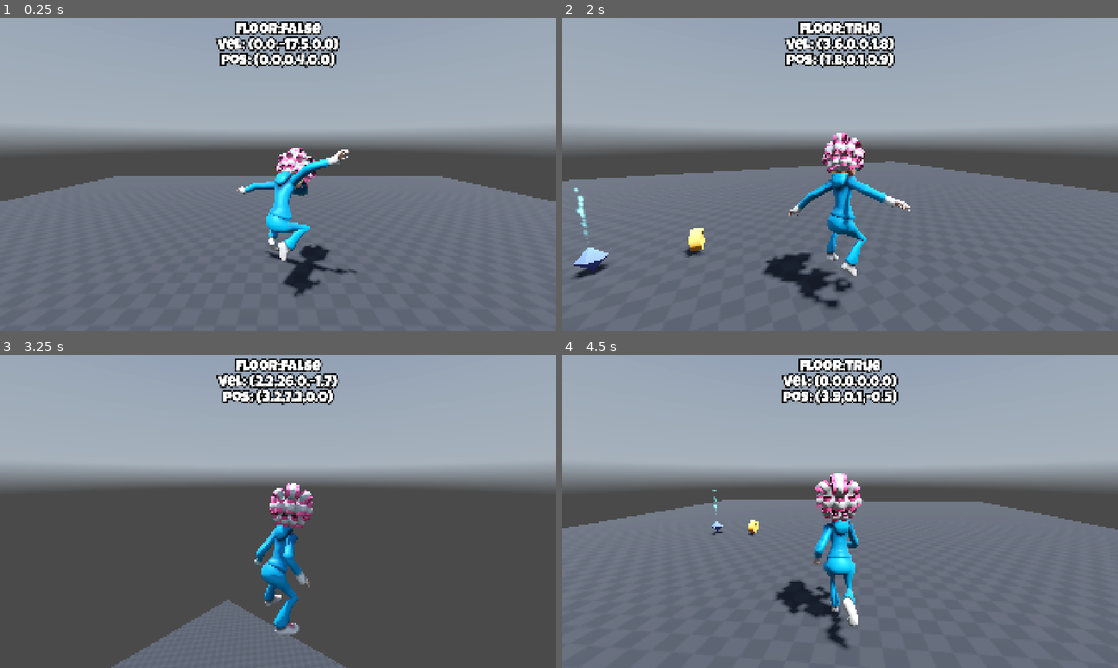
Above: before the commit, frames 1-4 (two rows, left to right).
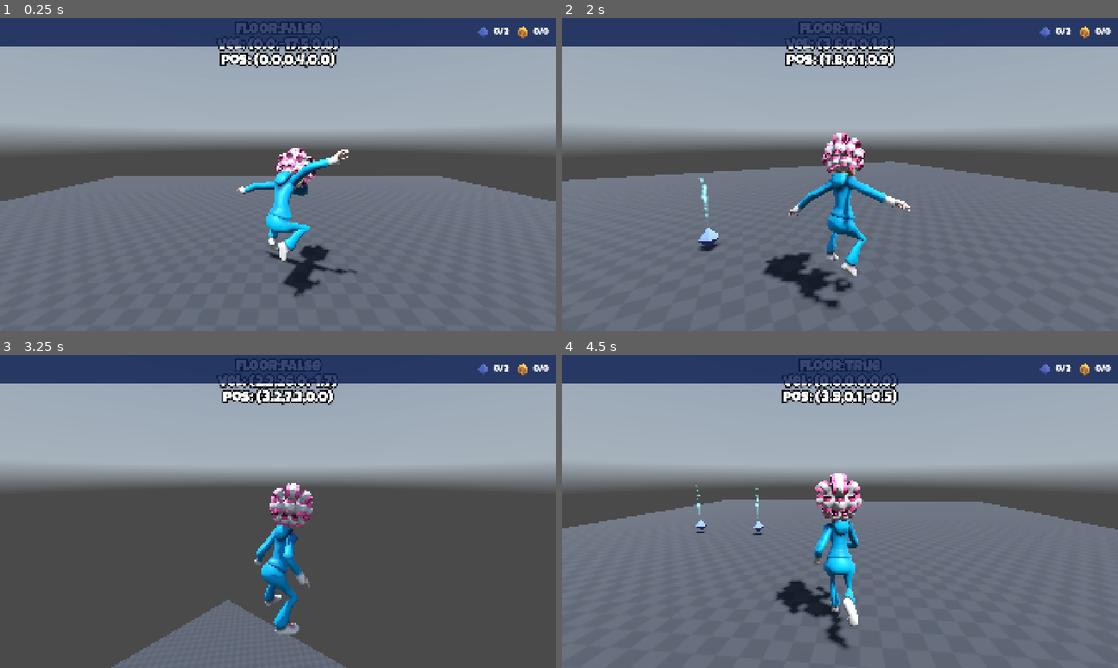
Above: after the commit, the same moments.

Repository: razhammer/GrannyCapers
Game: Godot game, scene res://Scenes/Level/LevelBase.tscn
The game is run twice, just before and just after one commit, with the same random seed, the same clock (stepped at 60 frames per second) and the same inputs. A sky picture missing from this copy of the repository is replaced by a grey-blue gradient.
Inputs:
- Up to frame 1 (0.25 s): no input
- Up to frame 2 (2 s): tap Enter (shoot) at 0.5, 1.35 s; hold D (move_right) 0.53-1.28 s; hold Enter (shoot) 0.53-1.28 s; tap Space (jump) at 0.77, 1.52 s; hold S (move_backward) from 1.28 s (still down)
- Up to frame 3 (3.25 s): release S (move_backward) at 2.03 s; hold D (move_right) 2.03-2.78 s; hold Enter (shoot) 2.03-2.78 s; hold W (move_forward) from 2.78 s (still down); tap Enter (shoot) at 2.85 s; tap Space (jump) at 3.02 s
- Up to frame 4 (4.5 s): release W (move_forward) at 3.53 s; hold Enter (shoot) 3.53-4.28 s; hold A (move_left) from 3.53 s (still down); tap Space (jump) at 3.77 s; tap Enter (shoot) at 4.35 s

The runs differ from the first frame. In frame 1, 9.1% of the frame differs, in the area x 0-100%, y 0-10%; in frame 2, 10%, in the area x 0-100%, y 0-84%; in frame 3, 9.1%; in frame 4, 9.4%.

Commit message:
13/03/2026

Diff:
--- a/Globals/SignalHub.gd
+++ b/Globals/SignalHub.gd
@@ -2,8 +2,15 @@
 
 
 signal on_pickup_collected(pick_up: Pickup)
-
-
+signal on_pickup_scores_updated(scores: PickupScores)
+signal on_jewels_collected
 
 func emit_on_pickup_collected(pick_up: Pickup) -> void:
 	on_pickup_collected.emit(pick_up)
+
+func emit_on_pickup_scores_updated(scores: PickupScores) -> void:
+	on_pickup_scores_updated.emit(scores)
+
+
+func emit_on_jewels_collected():
+	on_jewels_collected.emit()
--- a/Scenes/Hud/Hud.gd
+++ b/Scenes/Hud/Hud.gd
@@ -1 +1,23 @@
 extends Control
+
+@onready var label_jewels: Label = $PC/HB/HBJewel/LabelJewels
+@onready var label_coins: Label = $PC/HB/HBCoin/LabelCoins
+@onready var key_image: TextureRect = $PC/KeyImage
+
+
+
+func _enter_tree() -> void:
+	SignalHub.on_pickup_scores_updated.connect(pickup_score_update)
+	SignalHub.on_jewels_collected.connect(on_jewels_collected)
+
+
+func pickup_score_update(scores: PickupScores) -> void:
+	label_jewels.text = "%d/%d" % [scores.jewels_count, scores.jewels_total]
+	label_coins.text = "%d/%d" % [scores.coins_count, scores.coins_total]
+
+func on_jewels_collected():
+	key_image.show()
+	var tween: Tween = create_tween()
+	tween.set_loops(0)
+	tween.tween_property(key_image, "modulate", Color(1.0,1.0,1.0,0.0), 0.5)
+	tween.tween_property(key_image, "modulate", Color(1.0,1.0,1.0,1.0), 0.5)
--- a/Scenes/Hud/Hud.tscn
+++ b/Scenes/Hud/Hud.tscn
@@ -1,8 +1,22 @@
-[gd_scene load_steps=2 format=3 uid="uid://diiqqw6341r72"]
+[gd_scene format=3 uid="uid://diiqqw6341r72"]
 
 [ext_resource type="Script" uid="uid://bslp3hmi6b0do" path="res://Scenes/Hud/Hud.gd" id="1_ysf55"]
+[ext_resource type="Texture2D" uid="uid://c6deecgs7aio4" path="res://Assets/Images/Textures/Items/coin-gold.png" id="2_iteex"]
+[ext_resource type="Texture2D" uid="uid://bh0xh4b13rhw8" path="res://Assets/Images/Textures/Items/jewel.png" id="2_xymhr"]
+[ext_resource type="Texture2D" uid="uid://baxms0hakwl7x" path="res://Assets/Images/Textures/Items/key.png" id="4_bbjj2"]
 
-[node name="Hud" type="Control"]
+[sub_resource type="StyleBoxFlat" id="StyleBoxFlat_xymhr"]
+content_margin_left = 24.0
+content_margin_top = 18.0
+content_margin_right = 24.0
+content_margin_bottom = 18.0
+bg_color = Color(0.0627451, 0.13725491, 0.3254902, 0.8392157)
+corner_detail = 1
+
+[sub_resource type="LabelSettings" id="LabelSettings_xymhr"]
+font_size = 32
+
+[node name="Hud" type="Control" unique_id=613413698]
 process_mode = 3
 layout_mode = 3
 anchors_preset = 15
@@ -11,3 +25,58 @@
 grow_horizontal = 2
 grow_vertical = 2
 script = ExtResource("1_ysf55")
+
+[node name="PC" type="PanelContainer" parent="." unique_id=88517627]
+layout_mode = 1
+anchors_preset = 10
+anchor_right = 1.0
+grow_horizontal = 2
+theme_override_styles/panel = SubResource("StyleBoxFlat_xymhr")
+
+[node name="HB" type="HBoxContainer" parent="PC" unique_id=1708720191]
+layout_mode = 2
+size_flags_horizontal = 8
+size_flags_vertical = 4
+theme_override_constants/separation = 18
+
+[node name="HBJewel" type="HBoxContainer" parent="PC/HB" unique_id=447428297]
+layout_mode = 2
+
+[node name="TextureRect" type="TextureRect" parent="PC/HB/HBJewel" unique_id=1850799699]
+custom_minimum_size = Vector2(64, 64)
+layout_mode = 2
+texture = ExtResource("2_xymhr")
+expand_mode = 2
+
+[node name="LabelJewels" type="Label" parent="PC/HB/HBJewel" unique_id=1993816033]
+layout_mode = 2
+text = "0/100"
+label_settings = SubResource("LabelSettings_xymhr")
+horizontal_alignment = 1
+vertical_alignment = 1
+
+[node name="HBCoin" type="HBoxContainer" parent="PC/HB" unique_id=1382948066]
+layout_mode = 2
+
+[node name="TextureRect" type="TextureRect" parent="PC/HB/HBCoin" unique_id=1791079698]
+custom_minimum_size = Vector2(64, 64)
+layout_mode = 2
+texture = ExtResource("2_iteex")
+expand_mode = 2
+
+[node name="LabelCoins" type="Label" parent="PC/HB/HBCoin" unique_id=303296279]
+layout_mode = 2
+text = "0/100"
+label_settings = SubResource("LabelSettings_xymhr")
+horizontal_alignment = 1
+vertical_alignment = 1
+
+[node name="KeyImage" type="TextureRect" parent="PC" unique_id=1061086357]
+visible = false
+custom_minimum_size = Vector2(64, 64)
+layout_mode = 2
+size_flags_horizontal = 0
+size_flags_vertical = 4
+texture = ExtResource("4_bbjj2")
+expand_mode = 2
+stretch_mode = 4
--- a/Scenes/Level/LevelBase.tscn
+++ b/Scenes/Level/LevelBase.tscn
@@ -8,8 +8,8 @@
 [ext_resource type="PackedScene" uid="uid://cljbtw17fkdry" path="res://Scenes/Scenery/Platforms/TestPlatform.tscn" id="6_v5c15"]
 [ext_resource type="PackedScene" uid="uid://dgbw4qxpotdm" path="res://Scenes/Granny/Granny.tscn" id="7_yqkkm"]
 [ext_resource type="PackedScene" uid="uid://b7jarbbyqplg0" path="res://Scenes/Pickup/Jewel.tscn" id="8_y3j2c"]
-[ext_resource type="PackedScene" uid="uid://dgved8ku5vcl2" path="res://Scenes/Pickup/Coin.tscn" id="9_kt428"]
 [ext_resource type="PackedScene" uid="uid://cc6ylirm6ip1f" path="res://Scenes/PickupTracker/PickupTracker.tscn" id="10_6ehlo"]
+[ext_resource type="PackedScene" uid="uid://c6s0iu6kjw1us" path="res://Scenes/Pickup/Key.tscn" id="10_yeolc"]
 
 [sub_resource type="PanoramaSkyMaterial" id="PanoramaSkyMaterial_bgw71"]
 panorama = ExtResource("1_5ufo3")
@@ -54,10 +54,13 @@
 
 [node name="Pickups" type="Node" parent="." unique_id=2058054046]
 
-[node name="Coin" parent="Pickups" unique_id=1628500723 instance=ExtResource("9_kt428")]
-transform = Transform3D(1, 0, 0, 0, 1, 0, 0, 0, 1, 0, 0, 2.6794014)
+[node name="Jewel" parent="Pickups" unique_id=1858503373 instance=ExtResource("8_y3j2c")]
+transform = Transform3D(1, 0, 0, 0, 1, 0, 0, 0, 1, -0.055444717, 0, 4.545546)
 
-[node name="Jewel" parent="Pickups" unique_id=1858503373 instance=ExtResource("8_y3j2c")]
-transform = Transform3D(1, 0, 0, 0, 1, 0, 0, 0, 1, 0, 0, 3.929218)
+[node name="Jewel2" parent="Pickups" unique_id=437775966 instance=ExtResource("8_y3j2c")]
+transform = Transform3D(1, 0, 0, 0, 1, 0, 0, 0, 1, -0.019147873, 0, 2.5126078)
+
+[node name="Key" parent="Pickups" unique_id=1653831571 instance=ExtResource("10_yeolc")]
+transform = Transform3D(1, 0, 0, 0, 1, 0, 0, 0, 1, 0.0184803, 0, 7.891491)
 
 [node name="PickupTracker" parent="." unique_id=1973471986 instance=ExtResource("10_6ehlo")]
--- /dev/null
+++ b/Scenes/Pickup/Key.gd
@@ -0,0 +1,19 @@
+extends Pickup
+
+const KEY_APPEARS = preload("uid://c4uw42g7gfh7y")
+const KEY_COLLECT = preload("uid://ow8brvgh5m5u")
+
+func _ready() -> void:
+	_disable()
+	SignalHub.on_jewels_collected.connect(_enable)
+
+
+func _enable():
+	set_deferred("monitoring", true)
+	show()
+	GrannyUtils.play_clip(effects, KEY_APPEARS)
+
+
+func kill():
+	effects.stream = KEY_COLLECT
+	super()
--- /dev/null
+++ b/Scenes/Pickup/Key.tscn
@@ -0,0 +1,24 @@
+[gd_scene format=3 uid="uid://c6s0iu6kjw1us"]
+
+[ext_resource type="PackedScene" uid="uid://0l0jxx703bcr" path="res://Scenes/Pickup/Pickup.tscn" id="1_def7n"]
+[ext_resource type="Script" uid="uid://cy1488n0htal8" path="res://Scenes/Pickup/Key.gd" id="2_f56h7"]
+[ext_resource type="PackedScene" uid="uid://vqnkqg3xutbq" path="res://Assets/Models/Kenney/Platformer/key.glb" id="2_li3yu"]
+
+[sub_resource type="SphereShape3D" id="SphereShape3D_li3yu"]
+radius = 0.27104616
+
+[node name="Key" unique_id=1628500723 instance=ExtResource("1_def7n")]
+monitoring = false
+script = ExtResource("2_f56h7")
+pickup_type = 1
+
+[node name="CollisionShape3D" parent="." index="0" unique_id=25391476]
+transform = Transform3D(1, 0, 0, 0, 1, 0, 0, 0, 1, 0, 0.43505228, 0)
+shape = SubResource("SphereShape3D_li3yu")
+
+[node name="key2" parent="Visuals" parent_id_path=PackedInt32Array(1654730994) index="0" unique_id=1578875880 instance=ExtResource("2_li3yu")]
+transform = Transform3D(1, 0, 0, 0, 1, 0, 0, 0, 1, 0, 0.35154945, 0)
+
+[node name="PickupStars" parent="." index="4" unique_id=2017634148]
+visible = false
+emitting = false
--- a/Scenes/PickupTracker/PickupTracker.gd
+++ b/Scenes/PickupTracker/PickupTracker.gd
@@ -15,7 +15,7 @@
 				Pickup.PickupType.Coin:
 					pickup_scores.coins_total += 1
 	print(pickup_scores)
-
+	SignalHub.emit_on_pickup_scores_updated(pickup_scores)
 
 
 func _enter_tree() -> void:
@@ -26,6 +26,8 @@
 	match pick_up.pickup_type:
 		Pickup.PickupType.Jewel:
 			pickup_scores.jewels_count += 1
+			if pickup_scores.all_jewels_collected():
+				SignalHub.emit_on_jewels_collected()
 		Pickup.PickupType.Coin:
 			pickup_scores.coins_count += 1
-	print(pickup_scores)
+	SignalHub.emit_on_pickup_scores_updated(pickup_scores)
Not shown, added: Assets/Audio/Music/Effects/key-appears.wav.import
Not shown, added: Assets/Audio/Music/Effects/key_collect.ogg.import
Binary file added: Assets/Images/Textures/Items/coin-gold.png
Not shown, added: Assets/Images/Textures/Items/coin-gold.png.import
Binary file added: Assets/Images/Textures/Items/jewel.png
Not shown, added: Assets/Images/Textures/Items/jewel.png.import
Binary file added: Assets/Images/Textures/Items/key.png
Not shown, added: Assets/Images/Textures/Items/key.png.import
Not shown, added: Scenes/Pickup/Key.gd.uid
Not shown, added: Assets/Audio/Music/Effects/key-appears.wav
Not shown, added: Assets/Audio/Music/Effects/key_collect.ogg
